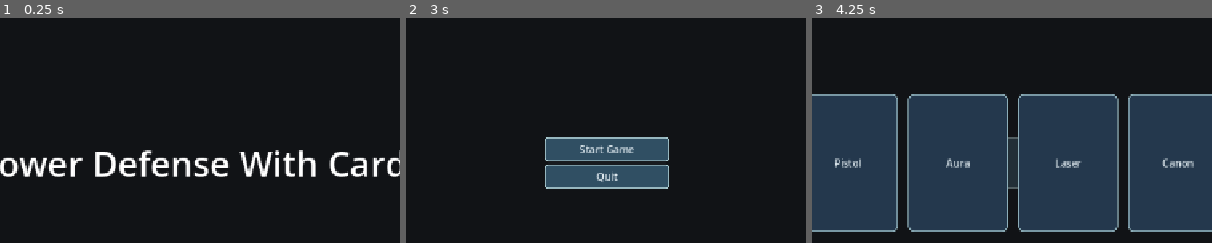
Above: before the commit, frames 1-3 (left to right).
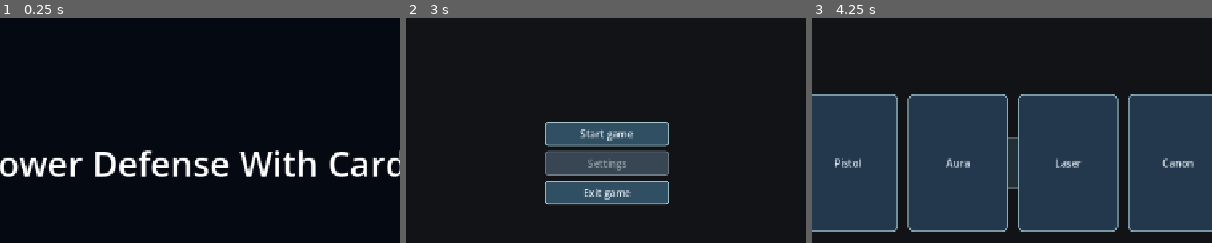
Above: after the commit, the same moments.

Repository: DennisRas/TowerDefenseWithCards
Game: Godot game, scene res://main.tscn
Two runs of this game, one before a commit and one after it. Both use one fixed random seed, a clock stepped at 60 frames per second and the inputs below.
Inputs (mouse positions are % of the whole screen's width and height, from its top left):
- Up to frame 1 (0.25 s): no input
- Up to frame 2 (3 s): click (50, 43) at 0.5 s, where only the run after the commit has a clickable "Start game"; click (50, 43) at 1.25 s, where only the run after the commit has a clickable "Start game"; click (50, 43) at 2 s, where only the run after the commit has a clickable "Start game"; tap Enter (ui_accept) at 2.75 s; hold Enter (ui_accept) from 2.78 s (still down)
- Up to frame 3 (4.25 s): release Enter (ui_accept) at 3.5 s; click "Start Game" (after the commit: "Start game") at 3.5 s
The pictures show only the part of the screen within x 25-75%, y 18-68%; the shares and areas given below are measured in that part.

The runs differ from the first frame. In frame 2, 7.9% of the frame differs, in the area x 34-66%, y 46-83%; in frame 3, nothing differs.

Commit message:
Refactor main menu, main screens, intro, reusable menu on main, escape and game over

Diff:
--- a/game/game.gd
+++ b/game/game.gd
@@ -33,6 +33,7 @@
 	)
 
 func start():
+	ui.PauseMenu.close()
 	reset()
 
 	if tower.abilities.get_child_count() == 0:
--- a/game/gamestate.gd
+++ b/game/gamestate.gd
@@ -16,7 +16,7 @@
 	ABILITY_SELECTED,
 	ABILITIES_CHANGED,
 	RESTART_REQUESTED,
-	INTRO_FINISHED,
+	ABANDON_RUN_REQUESTED,
 	START_GAME_REQUESTED,
 	EXIT_GAME_REQUESTED
 }
--- /dev/null
+++ b/game/ui/overlays/game_over/game_over.gd
@@ -0,0 +1,6 @@
+extends Control
+
+@onready var menu: Menu = $Panel/CenterContainer/VBoxContainer/Menu
+
+func _ready() -> void:
+	menu.apply_context(Menu.Context.GAME_OVER)
--- a/game/ui/overlays/game_over/game_over.tscn
+++ b/game/ui/overlays/game_over/game_over.tscn
@@ -1,17 +1,22 @@
 [gd_scene format=3 uid="uid://mjtwl70ba5u8"]
 
-[ext_resource type="Script" uid="uid://c0b0cj4ov8o0s" path="res://game/ui/overlays/game_over/restart_button.gd" id="1_tfte2"]
+[ext_resource type="Script" path="res://game/ui/overlays/game_over/game_over.gd" id="1_over"]
+[ext_resource type="PackedScene" uid="uid://dwsqb26p8scco" path="res://menu/menu.tscn" id="2_menu"]
 
 [sub_resource type="LabelSettings" id="LabelSettings_eyfj1"]
 font_size = 64
 font_color = Color(0.92360234, 0.30274448, 0.10450987, 1)
 
-[node name="GameOverOverlay" type="Control" unique_id=282295180]
+[node name="GameOverOverlay" type="Control"]
 layout_mode = 3
-anchors_preset = 0
+anchors_preset = 15
+anchor_right = 1.0
+anchor_bottom = 1.0
+grow_horizontal = 2
+grow_vertical = 2
+script = ExtResource("1_over")
 
-[node name="Panel" type="Panel" parent="." unique_id=731649319]
-top_level = true
+[node name="Panel" type="Panel" parent="."]
 layout_mode = 1
 anchors_preset = 15
 anchor_right = 1.0
@@ -19,7 +24,7 @@
 grow_horizontal = 2
 grow_vertical = 2
 
-[node name="CenterContainer" type="CenterContainer" parent="Panel" unique_id=335107672]
+[node name="CenterContainer" type="CenterContainer" parent="Panel"]
 layout_mode = 1
 anchors_preset = 15
 anchor_right = 1.0
@@ -27,26 +32,24 @@
 grow_horizontal = 2
 grow_vertical = 2
 
-[node name="VBoxContainer" type="VBoxContainer" parent="Panel/CenterContainer" unique_id=846729592]
+[node name="VBoxContainer" type="VBoxContainer" parent="Panel/CenterContainer"]
 layout_mode = 2
-theme_override_constants/separation = 5
+theme_override_constants/separation = 16
+alignment = 1
 
-[node name="GameOver" type="Label" parent="Panel/CenterContainer/VBoxContainer" unique_id=569559868]
+[node name="GameOver" type="Label" parent="Panel/CenterContainer/VBoxContainer"]
 layout_mode = 2
 text = "GAME OVER"
 label_settings = SubResource("LabelSettings_eyfj1")
 horizontal_alignment = 1
 vertical_alignment = 1
 
-[node name="ClickToRestart" type="Label" parent="Panel/CenterContainer/VBoxContainer" unique_id=1598053902]
+[node name="ClickToRestart" type="Label" parent="Panel/CenterContainer/VBoxContainer"]
 layout_mode = 2
 text = "You really suck at this, huh?"
 horizontal_alignment = 1
 vertical_alignment = 1
 
-[node name="Restart" type="Button" parent="Panel/CenterContainer/VBoxContainer" unique_id=1888671696]
+[node name="Menu" parent="Panel/CenterContainer/VBoxContainer" instance=ExtResource("2_menu")]
 layout_mode = 2
-text = "Go again!"
-script = ExtResource("1_tfte2")
-
-[connection signal="pressed" from="Panel/CenterContainer/VBoxContainer/Restart" to="Panel/CenterContainer/VBoxContainer/Restart" method="_on_pressed"]
+size_flags_horizontal = 4
--- a/game/ui/overlays/game_over/restart_button.gd
+++ /dev/null
@@ -1,4 +0,0 @@
-extends Button
-
-func _on_pressed() -> void:
-	Gamestate.dispatch(Gamestate.Event.RESTART_REQUESTED)
--- /dev/null
+++ b/game/ui/overlays/pause_menu/pause_menu.gd
@@ -0,0 +1,55 @@
+extends Control
+
+@onready var menu: Menu = $Panel/Menu
+
+var open := false
+
+func _ready() -> void:
+	visible = false
+	menu.apply_context(Menu.Context.PAUSE)
+	Gamestate.event.connect(_on_gamestate_event)
+	process_mode = Node.PROCESS_MODE_ALWAYS
+
+func _on_gamestate_event(type, _data) -> void:
+	match type:
+		Gamestate.Event.RESTART_REQUESTED, \
+		Gamestate.Event.ABANDON_RUN_REQUESTED, \
+		Gamestate.Event.EXIT_GAME_REQUESTED, \
+		Gamestate.Event.START_GAME_REQUESTED:
+			close()
+
+func _input(event: InputEvent) -> void:
+	if not event.is_action_pressed("ui_cancel"):
+		return
+
+	if not can_toggle():
+		return
+
+	if open:
+		close()
+	else:
+		open_menu()
+
+	get_viewport().set_input_as_handled()
+
+func can_toggle() -> bool:
+	match Gamestate.play_state:
+		Gamestate.State.PLAYING, Gamestate.State.SELECTING:
+			return true
+		_:
+			return false
+
+func open_menu() -> void:
+	open = true
+	visible = true
+	get_tree().paused = true
+
+func close() -> void:
+	if not open:
+		return
+
+	open = false
+	visible = false
+
+	if Gamestate.play_state == Gamestate.State.PLAYING:
+		get_tree().paused = false
--- /dev/null
+++ b/game/ui/overlays/pause_menu/pause_menu.tscn
@@ -0,0 +1,25 @@
+[gd_scene format=3 uid="uid://bpausemenusc01"]
+
+[ext_resource type="Script" path="res://game/ui/overlays/pause_menu/pause_menu.gd" id="1_pause"]
+[ext_resource type="PackedScene" uid="uid://dwsqb26p8scco" path="res://menu/menu.tscn" id="2_menu"]
+
+[node name="PauseMenu" type="Control"]
+process_mode = 3
+layout_mode = 3
+anchors_preset = 15
+anchor_right = 1.0
+anchor_bottom = 1.0
+grow_horizontal = 2
+grow_vertical = 2
+script = ExtResource("1_pause")
+
+[node name="Panel" type="Panel" parent="."]
+layout_mode = 1
+anchors_preset = 15
+anchor_right = 1.0
+anchor_bottom = 1.0
+grow_horizontal = 2
+grow_vertical = 2
+
+[node name="Menu" parent="Panel" instance=ExtResource("2_menu")]
+layout_mode = 1
--- a/game/ui/ui.gd
+++ b/game/ui/ui.gd
@@ -3,6 +3,7 @@
 @onready var GameOverOverlay = $GameOverOverlay
 @onready var Hud = $Hud
 @onready var CardSelection = $CardSelection
+@onready var PauseMenu = $PauseMenu
 
 func _ready() -> void:
 	Gamestate.event.connect(_on_gamestate_event)
@@ -27,10 +28,12 @@
 			Hud.visible = true
 			GameOverOverlay.visible = true
 			CardSelection.hide_choices()
+			PauseMenu.close()
 		_:
 			Hud.visible = false
 			GameOverOverlay.visible = false
 			CardSelection.hide_choices()
+			PauseMenu.close()
 
 func _input(event):
 	if Gamestate.play_state != Gamestate.State.GAME_OVER:
--- a/game/ui/ui.tscn
+++ b/game/ui/ui.tscn
@@ -3,6 +3,7 @@
 [ext_resource type="PackedScene" uid="uid://mjtwl70ba5u8" path="res://game/ui/overlays/game_over/game_over.tscn" id="1_jxga3"]
 [ext_resource type="PackedScene" uid="uid://c3dirjb8i8kg5" path="res://game/ui/hud/hud.tscn" id="2_kvrpj"]
 [ext_resource type="PackedScene" uid="uid://c8mjjuw6x845j" path="res://game/ui/overlays/cards/selection.tscn" id="3_cards"]
+[ext_resource type="PackedScene" uid="uid://bpausemenusc01" path="res://game/ui/overlays/pause_menu/pause_menu.tscn" id="5_pause"]
 
 [node name="Ui" type="CanvasLayer" unique_id=1763920532]
 
@@ -14,3 +15,6 @@
 
 [node name="CardSelection" parent="." instance=ExtResource("3_cards")]
 visible = false
+
+[node name="PauseMenu" parent="." instance=ExtResource("5_pause")]
+visible = false
--- a/intro/intro.gd
+++ /dev/null
@@ -1,17 +0,0 @@
-extends Control
-
-var done := false
-
-func finish():
-	if done:
-		return
-
-	done = true
-	Gamestate.dispatch(Gamestate.Event.INTRO_FINISHED)
-
-func _on_intro_timer_timeout():
-	finish()
-
-func _input(event):
-	if event.is_action_pressed("ui_accept"):
-		finish()
--- a/intro/intro.tscn
+++ /dev/null
@@ -1,41 +0,0 @@
-[gd_scene format=3 uid="uid://djm73mm4bqa53"]
-
-[ext_resource type="Script" uid="uid://b42bwe2c2cck7" path="res://intro/intro.gd" id="1_fpmxm"]
-
-[sub_resource type="LabelSettings" id="LabelSettings_wn0qc"]
-font_size = 56
-
-[node name="Intro" type="Control" unique_id=133595438]
-layout_mode = 3
-anchors_preset = 15
-anchor_right = 1.0
-anchor_bottom = 1.0
-grow_horizontal = 2
-grow_vertical = 2
-script = ExtResource("1_fpmxm")
-
-[node name="Panel" type="Panel" parent="." unique_id=1185835329]
-layout_mode = 1
-anchors_preset = 15
-anchor_right = 1.0
-anchor_bottom = 1.0
-grow_horizontal = 2
-grow_vertical = 2
-
-[node name="GameTitle" type="Label" parent="Panel" unique_id=1822753702]
-layout_mode = 1
-anchors_preset = 8
-anchor_left = 0.5
-anchor_top = 0.5
-anchor_right = 0.5
-anchor_bottom = 0.5
-offset_left = -357.0
-offset_top = -38.5
-offset_right = 357.0
-offset_bottom = 38.5
-grow_horizontal = 2
-grow_vertical = 2
-text = "Tower Defense With Cards"
-label_settings = SubResource("LabelSettings_wn0qc")
-horizontal_alignment = 1
-vertical_alignment = 1
--- a/main.gd
+++ b/main.gd
@@ -1,58 +1,69 @@
 extends Node
 
-@onready var intro = $Intro
-@onready var menu = $Menu
+@onready var main_menu: Control = $MainMenu
+@onready var intro: Control = $MainMenu/Intro
+@onready var menu: Menu = $MainMenu/Panel/Menu
 @onready var game = $Game
 
-var current_screen: Node
+var intro_done := false
 
-func _ready():
+func _ready() -> void:
 	Gamestate.event.connect(_on_gamestate_event)
+	menu.apply_context(Menu.Context.MAIN)
 
-	for screen in [intro, menu, game]:
-		set_screen_active(screen, false)
+	set_active(game, false)
+	game.set_ui_active(false)
 
-	show_intro()
+	set_active(main_menu, true)
+	intro_done = false
+	intro.visible = true
 
-func _on_gamestate_event(type, _data):
+func _on_gamestate_event(type, _data) -> void:
 	match type:
-		Gamestate.Event.INTRO_FINISHED:
-			show_menu()
 		Gamestate.Event.START_GAME_REQUESTED:
 			start_game()
+		Gamestate.Event.ABANDON_RUN_REQUESTED:
+			abandon_run()
 		Gamestate.Event.EXIT_GAME_REQUESTED:
 			get_tree().quit()
 
-func set_screen_active(screen: Node, active: bool):
-	screen.visible = active
-	screen.process_mode = (
+func _input(event: InputEvent) -> void:
+	if intro_done or not intro.visible:
+		return
+
+	if event.is_action_pressed("ui_accept"):
+		finish_intro()
+		get_viewport().set_input_as_handled()
+
+func set_active(node: Node, active: bool) -> void:
+	node.visible = active
+	node.process_mode = (
 		Node.PROCESS_MODE_INHERIT if active
 		else Node.PROCESS_MODE_DISABLED
 	)
 
-func show_screen(screen: Node):
-	if current_screen == screen:
+func finish_intro() -> void:
+	if intro_done:
 		return
 
-	if current_screen:
-		set_screen_active(current_screen, false)
-		if current_screen == game:
-			game.set_ui_active(false)
+	intro_done = true
+	intro.visible = false
 
-	current_screen = screen
-	set_screen_active(screen, true)
+func show_main_menu() -> void:
+	get_tree().paused = false
+	Gamestate.set_play_state(Gamestate.State.IDLE)
+	intro.visible = false
+	set_active(game, false)
+	game.set_ui_active(false)
+	set_active(main_menu, true)
 
-	if screen == game:
-		game.set_ui_active(true)
+func start_game() -> void:
+	finish_intro()
+	set_active(main_menu, false)
+	set_active(game, true)
+	game.set_ui_active(true)
+	game.start()
 
-func show_intro():
-	intro.done = false
-	show_screen(intro)
-
-func show_menu():
-	Gamestate.set_play_state(Gamestate.State.IDLE)
-	show_screen(menu)
-
-func start_game():
-	show_screen(game)
-	game.start()
+func abandon_run() -> void:
+	game.reset()
+	show_main_menu()
--- a/main.tscn
+++ b/main.tscn
@@ -1,18 +1,71 @@
 [gd_scene format=3 uid="uid://bd1iu2a6cy4j3"]
 
 [ext_resource type="Script" uid="uid://chae1o2mxn2h2" path="res://main.gd" id="1_h2yge"]
-[ext_resource type="PackedScene" uid="uid://djm73mm4bqa53" path="res://intro/intro.tscn" id="2_intro"]
 [ext_resource type="PackedScene" uid="uid://dwsqb26p8scco" path="res://menu/menu.tscn" id="3_menu"]
 [ext_resource type="PackedScene" uid="uid://ciprhksn06rlr" path="res://game/game.tscn" id="4_game"]
+
+[sub_resource type="LabelSettings" id="LabelSettings_title"]
+font_size = 56
+
+[sub_resource type="StyleBoxFlat" id="StyleBoxFlat_intro"]
+bg_color = Color(0.02, 0.035, 0.07, 1)
 
 [node name="Main" type="Node" unique_id=515956248]
 script = ExtResource("1_h2yge")
 
-[node name="Intro" parent="." instance=ExtResource("2_intro")]
-visible = false
+[node name="MainMenu" type="Control" parent="."]
+layout_mode = 3
+anchors_preset = 15
+anchor_right = 1.0
+anchor_bottom = 1.0
+grow_horizontal = 2
+grow_vertical = 2
 
-[node name="Menu" parent="." instance=ExtResource("3_menu")]
-visible = false
+[node name="Panel" type="Panel" parent="MainMenu"]
+layout_mode = 1
+anchors_preset = 15
+anchor_right = 1.0
+anchor_bottom = 1.0
+grow_horizontal = 2
+grow_vertical = 2
+
+[node name="Menu" parent="MainMenu/Panel" instance=ExtResource("3_menu")]
+layout_mode = 1
+
+[node name="Intro" type="Control" parent="MainMenu"]
+layout_mode = 1
+anchors_preset = 15
+anchor_right = 1.0
+anchor_bottom = 1.0
+grow_horizontal = 2
+grow_vertical = 2
+
+[node name="Panel" type="Panel" parent="MainMenu/Intro"]
+layout_mode = 1
+anchors_preset = 15
+anchor_right = 1.0
+anchor_bottom = 1.0
+grow_horizontal = 2
+grow_vertical = 2
+theme_override_styles/panel = SubResource("StyleBoxFlat_intro")
+
+[node name="GameTitle" type="Label" parent="MainMenu/Intro/Panel"]
+layout_mode = 1
+anchors_preset = 8
+anchor_left = 0.5
+anchor_top = 0.5
+anchor_right = 0.5
+anchor_bottom = 0.5
+offset_left = -357.0
+offset_top = -38.5
+offset_right = 357.0
+offset_bottom = 38.5
+grow_horizontal = 2
+grow_vertical = 2
+text = "Tower Defense With Cards"
+label_settings = SubResource("LabelSettings_title")
+horizontal_alignment = 1
+vertical_alignment = 1
 
 [node name="Game" parent="." instance=ExtResource("4_game")]
 visible = false
--- a/menu/menu.gd
+++ b/menu/menu.gd
@@ -1,7 +1,44 @@
-extends Control
+class_name Menu
+extends VBoxContainer
+
+enum Context {
+	MAIN,
+	PAUSE,
+	GAME_OVER
+}
+
+@onready var start_game: Button = $StartGame
+@onready var restart_run: Button = $RestartRun
+@onready var settings: Button = $Settings
+@onready var abandon_run: Button = $AbandonRun
+@onready var back_to_main_menu: Button = $BackToMainMenu
+@onready var exit_game: Button = $ExitGame
+
+func _ready() -> void:
+	start_game.pressed.connect(_on_start_game_pressed)
+	restart_run.pressed.connect(_on_restart_run_pressed)
+	abandon_run.pressed.connect(_on_abandon_run_pressed)
+	back_to_main_menu.pressed.connect(_on_back_to_main_menu_pressed)
+	exit_game.pressed.connect(_on_exit_game_pressed)
+	settings.disabled = true
+
+func apply_context(context: Context) -> void:
+	start_game.visible = context == Context.MAIN
+	restart_run.visible = context != Context.MAIN
+	abandon_run.visible = context == Context.PAUSE
+	back_to_main_menu.visible = context == Context.GAME_OVER
 
 func _on_start_game_pressed() -> void:
 	Gamestate.dispatch(Gamestate.Event.START_GAME_REQUESTED)
 
+func _on_restart_run_pressed() -> void:
+	Gamestate.dispatch(Gamestate.Event.RESTART_REQUESTED)
+
+func _on_abandon_run_pressed() -> void:
+	Gamestate.dispatch(Gamestate.Event.ABANDON_RUN_REQUESTED)
+
+func _on_back_to_main_menu_pressed() -> void:
+	Gamestate.dispatch(Gamestate.Event.ABANDON_RUN_REQUESTED)
+
 func _on_exit_game_pressed() -> void:
 	Gamestate.dispatch(Gamestate.Event.EXIT_GAME_REQUESTED)
--- a/menu/menu.tscn
+++ b/menu/menu.tscn
@@ -1,46 +1,47 @@
 [gd_scene format=3 uid="uid://dwsqb26p8scco"]
 
-[ext_resource type="Script" uid="uid://db8sdnwo04lhf" path="res://menu/menu.gd" id="1_j0t7f"]
+[ext_resource type="Script" path="res://menu/menu.gd" id="1_menu"]
 
-[node name="Menu" type="Control" unique_id=1552393694]
-layout_mode = 3
-anchors_preset = 15
-anchor_right = 1.0
-anchor_bottom = 1.0
-grow_horizontal = 2
-grow_vertical = 2
-script = ExtResource("1_j0t7f")
-
-[node name="Panel" type="Panel" parent="." unique_id=1630393140]
-layout_mode = 1
-anchors_preset = 15
-anchor_right = 1.0
-anchor_bottom = 1.0
-grow_horizontal = 2
-grow_vertical = 2
-
-[node name="VBoxContainer" type="VBoxContainer" parent="Panel" unique_id=1125389736]
-layout_mode = 1
+[node name="Menu" type="VBoxContainer"]
 anchors_preset = 8
 anchor_left = 0.5
 anchor_top = 0.5
 anchor_right = 0.5
 anchor_bottom = 0.5
 offset_left = -100.0
-offset_top = -33.0
+offset_top = -60.0
 offset_right = 100.0
-offset_bottom = 33.0
+offset_bottom = 60.0
 grow_horizontal = 2
 grow_vertical = 2
+theme_override_constants/separation = 8
 alignment = 1
+script = ExtResource("1_menu")
 
-[node name="StartGame" type="Button" parent="Panel/VBoxContainer" unique_id=261342499]
+[node name="StartGame" type="Button" parent="."]
 layout_mode = 2
-text = "Start Game"
+text = "Start game"
 
-[node name="ExitGame" type="Button" parent="Panel/VBoxContainer" unique_id=832464015]
+[node name="RestartRun" type="Button" parent="."]
+visible = false
 layout_mode = 2
-text = "Quit"
+text = "Restart run"
 
-[connection signal="pressed" from="Panel/VBoxContainer/StartGame" to="." method="_on_start_game_pressed"]
-[connection signal="pressed" from="Panel/VBoxContainer/ExitGame" to="." method="_on_exit_game_pressed"]
+[node name="Settings" type="Button" parent="."]
+layout_mode = 2
+disabled = true
+text = "Settings"
+
+[node name="AbandonRun" type="Button" parent="."]
+visible = false
+layout_mode = 2
+text = "Abandon run"
+
+[node name="BackToMainMenu" type="Button" parent="."]
+visible = false
+layout_mode = 2
+text = "Back to main menu"
+
+[node name="ExitGame" type="Button" parent="."]
+layout_mode = 2
+text = "Exit game"
--- a/themes/styles/button_disabled.tres
+++ b/themes/styles/button_disabled.tres
@@ -5,12 +5,12 @@
 content_margin_top = 8.0
 content_margin_right = 16.0
 content_margin_bottom = 8.0
-bg_color = Color(0.189, 0.308, 0.389, 0.4)
+bg_color = Color(0.22, 0.27, 0.32, 1)
 border_width_left = 2
 border_width_top = 2
 border_width_right = 2
 border_width_bottom = 2
-border_color = Color(0.658, 0.786, 0.808, 0.35)
+border_color = Color(0.42, 0.48, 0.52, 1)
 corner_radius_top_left = 5
 corner_radius_top_right = 5
 corner_radius_bottom_right = 5
--- a/themes/theme.tres
+++ b/themes/theme.tres
@@ -13,7 +13,7 @@
 
 [resource]
 Button/colors/font_color = Color(0.9, 0.94, 0.96, 1)
-Button/colors/font_disabled_color = Color(0.9, 0.94, 0.96, 0.4)
+Button/colors/font_disabled_color = Color(0.55, 0.62, 0.66, 1)
 Button/colors/font_focus_color = Color(1, 1, 1, 1)
 Button/colors/font_hover_color = Color(1, 1, 1, 1)
 Button/colors/font_pressed_color = Color(0.75, 0.82, 0.85, 1)
Not shown, added: game/ui/overlays/game_over/game_over.gd.uid
Not shown, removed: game/ui/overlays/game_over/restart_button.gd.uid
Not shown, added: game/ui/overlays/pause_menu/pause_menu.gd.uid
Not shown, removed: intro/intro.gd.uid
